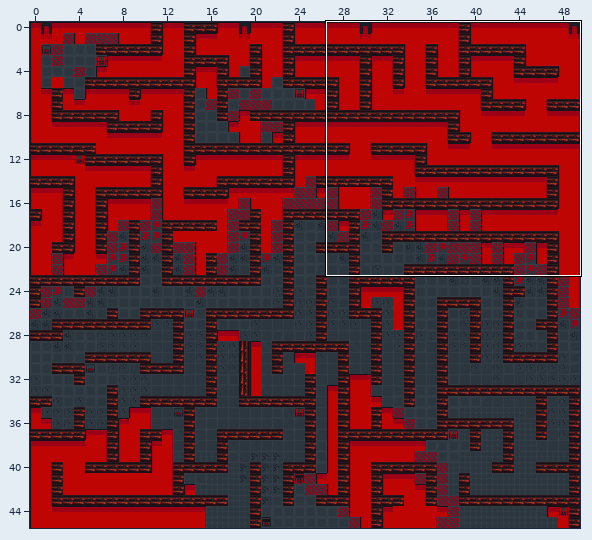
Two versions of a level (Tiled map, mapa/map.tmx). The picture above shows the old version from afar; the outline marks the close-up.
Close-up. Earlier state:
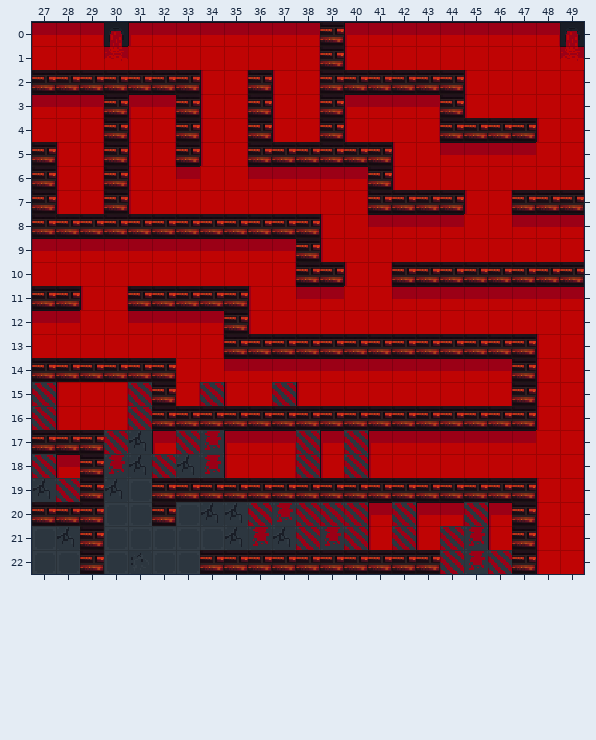
Cells are 16x16 px. Shown: x 27..49, y 0..22. The commit also changed other parts of the map, which this record leaves out.
The same view after the edit:
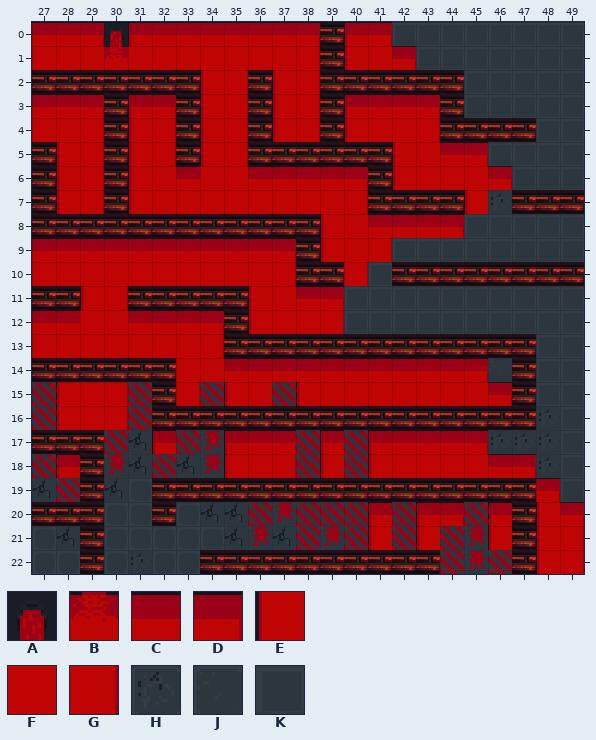
Key: from "base": A 52, B 71, C 91, D 92, E 109, F 110, G 111, H 191, J 192, K 210.
_ is an empty cell.
The edit:
Layer "piso base":
Tile C gives way to one hidden under a higher layer in row 14 at x 45.
The author changed tile F to tile C in row 18 at x 46.
The author changed tile C to tile D in row 0 at x 41; in row 5 at x 45; in row 8 at x 44; in row 11 at x 39; in row 17 at x 45.
The author changed tile E to tile D in row 19 at x 48.
The author changed tile F to tile D in row 1 at x 42; in row 6 at x 46; in row 18 at x 47.
The author changed tile G to tile D in row 15 at x 46; in row 20 at x 49.
The author changed tile E to tile G in row 10 at x 40.
The author changed tile F to tile G in row 9 at x 41; in row 12 at x 39.
The author changed tile C to tile H in row 17 at x 46 to 47.
The author changed tile E to tile H in row 16 at x 48.
The author changed tile F to tile H in rows 17 to 18 at x 48.
The author changed tile G to tile H in row 7 at x 46.
The author changed tile D to tile J in row 14 at x 46.
The author changed tile A to tile K in row 0 at x 49.
The author changed tile B to tile K in row 1 at x 49.
The author changed tile C to tile K in row 0 at x 42 to 47; in row 5 at x 46 to 47; in row 8 at x 47 to 48; in row 11 at x 42 to 48.
The author changed tile D to tile K in row 0 at x 48; in row 8 at x 49; in row 11 at x 49.
The author changed tile E to tile K in rows 2 to 3 at x 45; in row 4 at x 48; in rows 13 to 15 at x 48.
The author changed tile F to tile K in row 1 at x 43 to 48; in rows 2 to 3 at x 46 to 48; in row 5 at x 48; in row 6 at x 47 to 48; in row 8 at x 45 to 46; in row 9 at x 42 to 48.
The author changed tile F to tile K in row 11 at x 40 to 41; in row 12 at x 40 to 48.
The author changed tile G to tile K in rows 2 to 6 at x 49; in row 9 at x 49; in row 10 at x 41; in rows 12 to 19 at x 49.
Layer "parede básica":
Tile D now appears in row 14 at x 45.
Where, in picture pixels (left, top, right, bottom), the same in both close-ups:
changed: (343, 22, 584, 515)
